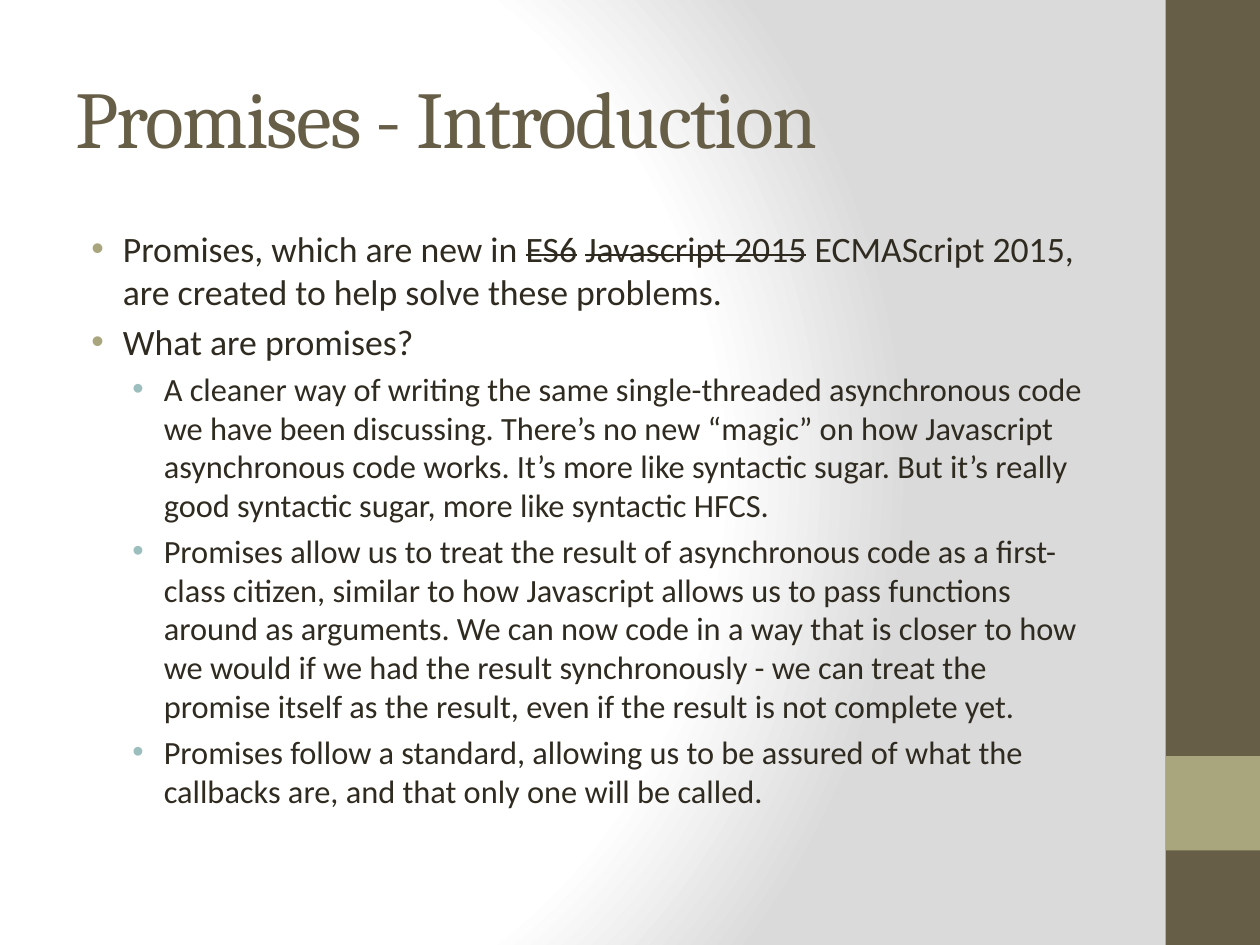
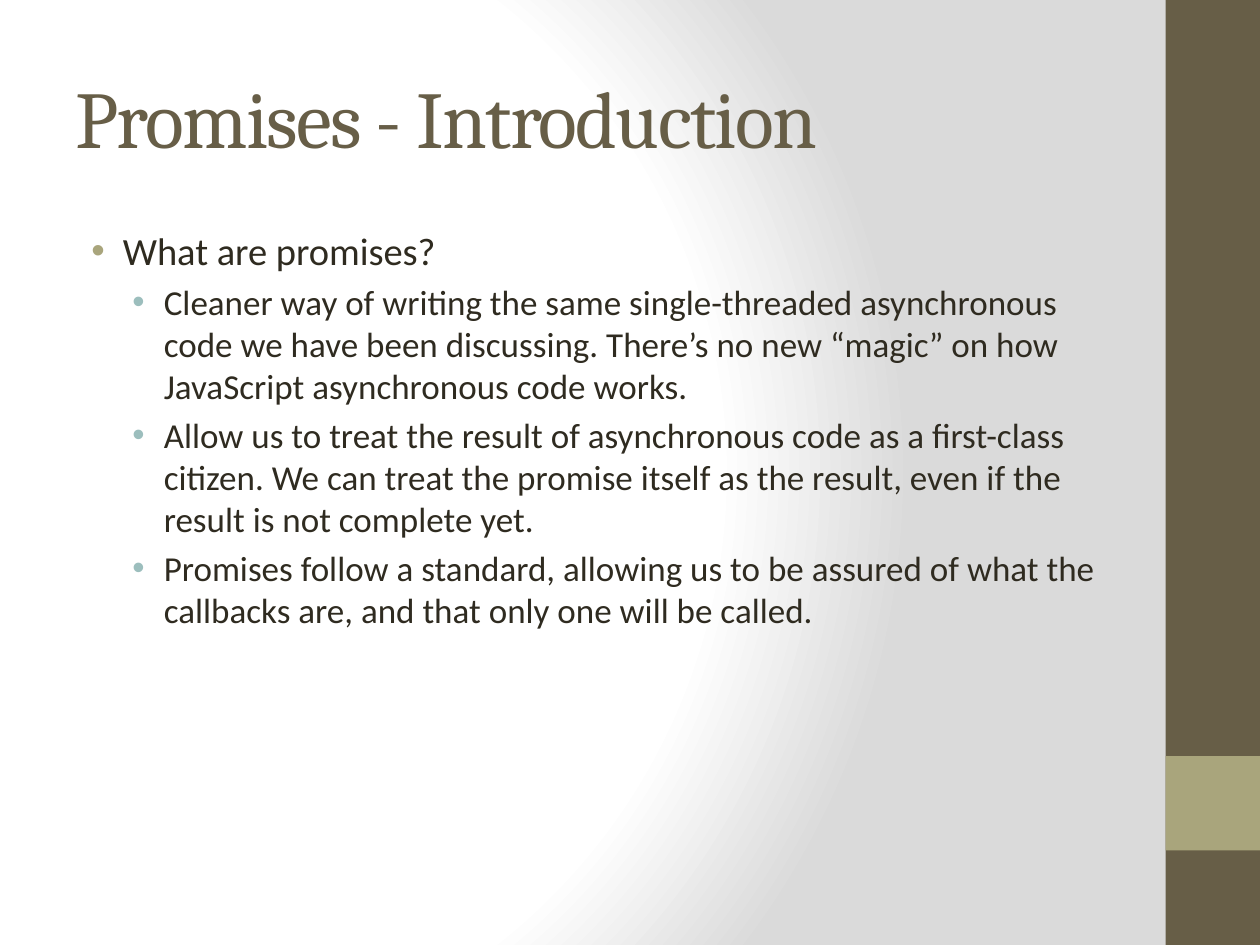
Before and after one commit to cheryly279/AsyncDiscussion, a slide deck: slide 10 of Async_Discussion_9_29_15.pptx (slide 14 before the commit). Drawn at 1260x945 pixels with LibreOffice and Linux fonts; fonts in the diff are those of the drawing. Boxes give left, top, right and bottom in pixels: in the first picture for what was removed or moved away, otherwise in the second. Text is boxed around its words. In the diff, an @@ line names an element or a change of style, - is before the commit and + after.

```diff
--- a/Async_Discussion_9_29_15.pptx
+++ b/Async_Discussion_9_29_15.pptx
@@ text at [123,237,1074,311]: paragraph removed @@
-• Promises, which are new in ES6 Javascript 2015 ECMAScript 2015, are created to help solve these problems.
@@ text at [123,238,1095,629]: size 20.4 to 22 pt in "What are promises?"; size 18.5 to 20 pt in "Promises follow a standard, allowing us to ..." @@
@@ text at [164,290,1064,538]: text changed; size 18.5 to 20 pt @@
-  • A cleaner way of writing the same single-threaded asynchronous code we have been discussing. There’s no new “magic” on how Javascript asynchronous code works. It’s more like syntactic sugar. But it’s really good syntactic sugar, more like syntactic HFCS.
-  • Promises allow us to treat the result of asynchronous code as a first-class citizen, similar to how Javascript allows us to pass functions around as arguments. We can now code in a way that is closer to how we would if we had the result synchronously - we can treat the promise itself as the result, even if the result is not complete yet.
+  • Cleaner way of writing the same single-threaded asynchronous code we have been discussing. There’s no new “magic” on how JavaScript asynchronous code works.
+  • Allow us to treat the result of asynchronous code as a first-class citizen. We can treat the promise itself as the result, even if the result is not complete yet.
```
Also in this commit, not shown: 28 other slides changed, 1 slide added, 3 slides removed.
